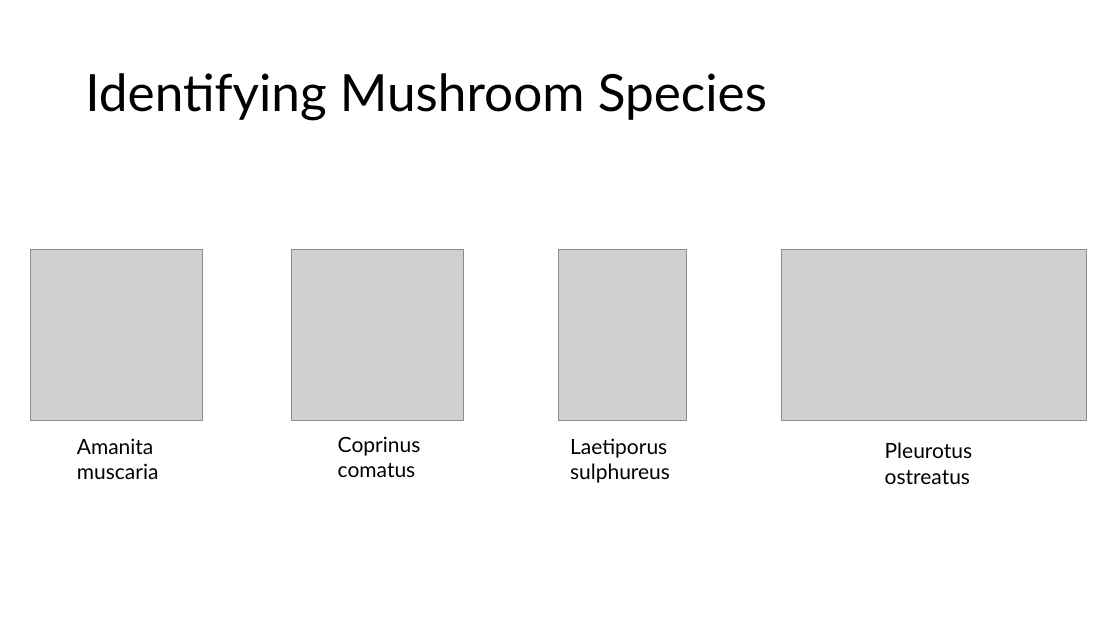
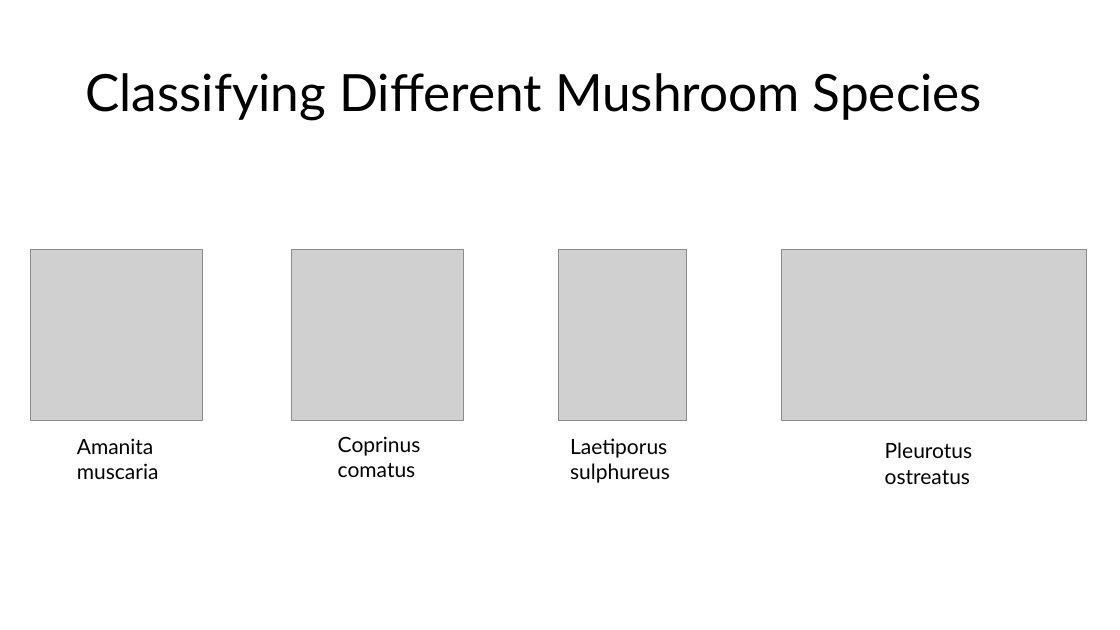
Before and after one commit to henryroeth/cpsc386-cv-project, a slide deck: slide 3 of docs/Project_Presentation_HKR.pptx. Drawn at 1120x630 pixels with LibreOffice and Linux fonts; fonts in the diff are those of the drawing; grey boxes stand for pictures. Boxes give left, top, right and bottom in pixels: in the first picture for what was removed or moved away, otherwise in the second. Text is boxed around its words. In the diff, an @@ line names an element or a change of style, - is before the commit and + after.

```diff
--- a/docs/Project_Presentation_HKR.pptx
+++ b/docs/Project_Presentation_HKR.pptx
@@ title at bbox=[85, 73, 982, 120]: text changed @@
-Identifying Mushroom Species
+Classifying Different Mushroom Species
```
Also in this commit, not shown: 3 other slides changed, 5 slides added, 2 slides removed.
